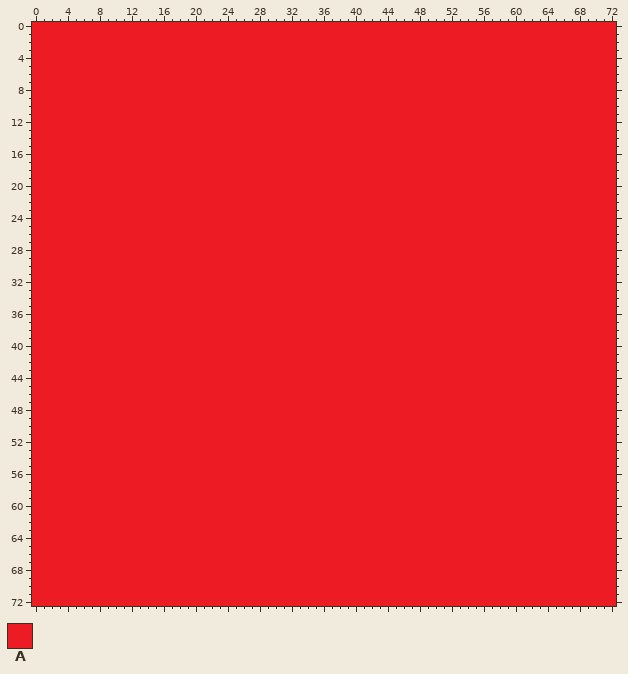
Two states of a sprite sheet, data/damage_unit.png. The first picture shows the starting point.
The file is 73x73 pixels.
Palette (. is transparent): A #ed1c24
Now the later version:
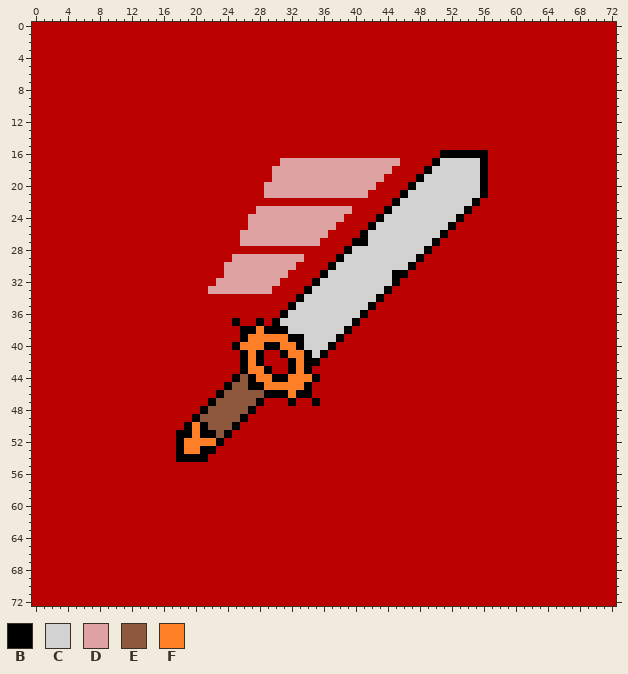
Colours new in this view: B #000000  C #d2d2d2  D #dfa2a2  E #8e583c  F #ff7f27
Change:
colour A: #ed1c24 -> #bb0000
Changed rows in their new state; - is a pixel that keeps its letter.
first column x 18:
16 ---------------------------------BBBBBB
17 -------------DDDDDDDDDDDDDDD----BCCCCCB
18 ------------DDDDDDDDDDDDDDD----BCCCCCCB
19 ------------DDDDDDDDDDDDDD----BCCCCCCCB
20 -----------DDDDDDDDDDDDDD----BCCCCCCCCB
21 -----------DDDDDDDDDDDDD----BCCCCCCCCCB
22 ---------------------------BCCCCCCCCCB-
23 ----------DDDDDDDDDDDD----BCCCCCCCCCB--
24 ---------DDDDDDDDDDDD----BCCCCCCCCCB---
25 ---------DDDDDDDDDDD----BCCCCCCCCCB----
26 --------DDDDDDDDDDD----BCCCCCCCCCB-----
27 --------DDDDDDDDDD----BBCCCCCCCCB------
28 ---------------------BCCCCCCCCCB-------
29 -------DDDDDDDDD----BCCCCCCCCCB--------
30 ------DDDDDDDDD----BCCCCCCCCCB---------
31 ------DDDDDDDD----BCCCCCCCCBB----------
32 -----DDDDDDDD----BCCCCCCCCCB-----------
33 ----DDDDDDDD----BCCCCCCCCCB------------
34 ---------------BCCCCCCCCCB-------------
35 --------------BCCCCCCCCCB--------------
36 -------------BCCCCCCCCCB---------------
37 -------B--B-BCCCCCCCCCB----------------
38 --------BBFBBBCCCCCCCB-----------------
39 --------BFFFFFBBCCCCB------------------
40 -------BFFFBBFFBCCCB-------------------
41 --------BFB--BFFBCB--------------------
42 --------BFB---BFBB---------------------
43 --------BFFB--BFB----------------------
44 -------BEBFFBBFFFB---------------------
45 ------BEEBBFFFFFB----------------------
46 -----BEEEEEBBBFBB----------------------
47 ----BEEEEEB---B--B---------------------
48 ---BEEEEEB-----------------------------
49 --BEEEEEB------------------------------
50 -BFBEEEB-------------------------------
51 BBFBBEB--------------------------------
52 BFFFFB---------------------------------
53 BFFBB----------------------------------
54 BBBB-----------------------------------
